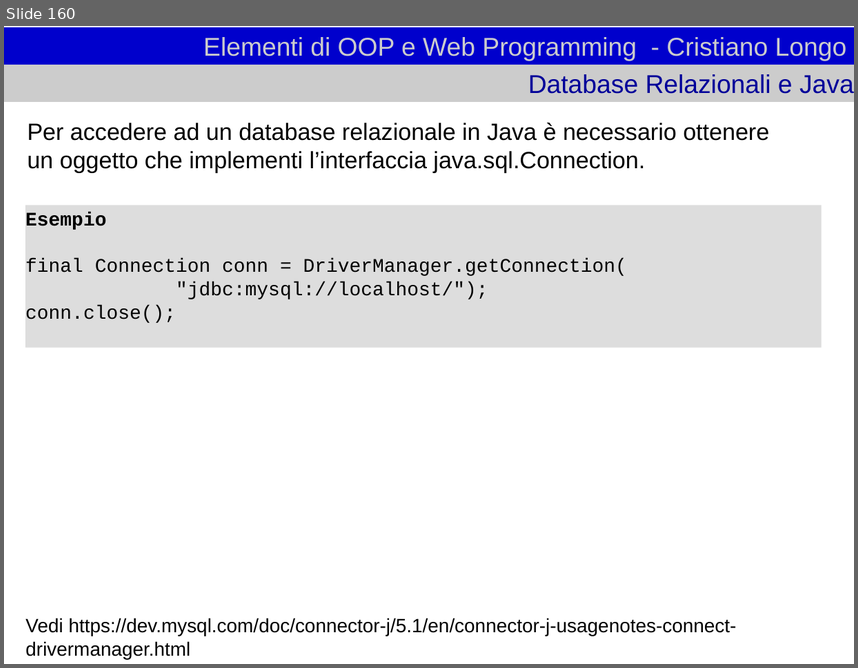
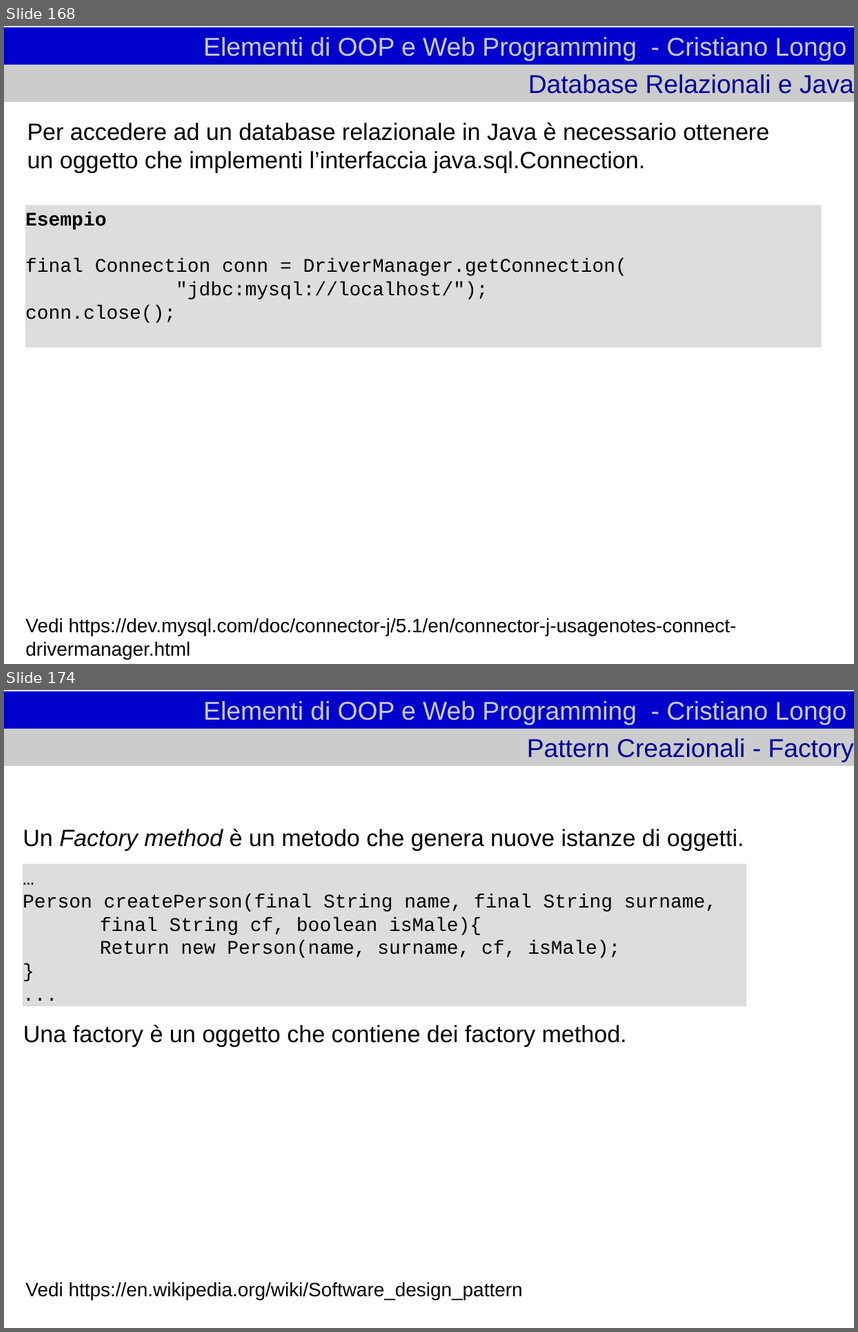
Before and after one commit to cristianolongoodhl/courses, a slide deck: JavaAndOOP/oopweb1.odp. Shown one above the other, each under a label of ours: slide 160 before the commit, slides 168 and 174 after it; the slides between them are not shown. The pictures are 858x668 and 858x1332 pixels, drawn with LibreOffice and Linux fonts; fonts in the diff are those of the drawing. Boxes give left, top, right and bottom in pixels: in the first picture for what was removed or moved away, otherwise in the second. Text is boxed around its words. In the diff, an @@ line names an element or a change of style, - is before the commit and + after.

Commit message:
javaandoop design patterns

```diff
--- a/JavaAndOOP/oopweb1.odp
+++ b/JavaAndOOP/oopweb1.odp
@@ slide 174 added at box(4, 690, 854, 1328), background #FFFFFF @@
@@ title added at box(4, 691, 854, 729), fill #0000CC, 24 pt, text #CCCCCC @@
+Elementi di OOP e Web Programming - Cristiano Longo
@@ title added at box(4, 729, 854, 766), fill #CCCCCC, 24 pt, text #000099 @@
+Pattern Creazionali - Factory
@@ text added at box(23, 829, 744, 851), 22 pt, text #000000 @@
+Un Factory method è un metodo che genera nuove istanze di oggetti.
@@ rectangle added at box(23, 864, 746, 1006), fill #DDDDDD, 18 pt, text #000000 @@
+…
+Person createPerson(final String name, final String surname,
+final String cf, boolean isMale){
+Return new Person(name, surname, cf, isMale);
+}
+...
@@ text added at box(23, 1025, 627, 1047), 22 pt, text #000000 @@
+Una factory è un oggetto che contiene dei factory method.
@@ text added at box(25, 1281, 523, 1299), 18 pt, text #000000 @@
+Vedi https://en.wikipedia.org/wiki/Software_design_pattern
@@ what was slide 160 is now slide 168 @@
```
Also in this commit, not shown: 26 other slides added, 1 slide removed, 2 other files.
